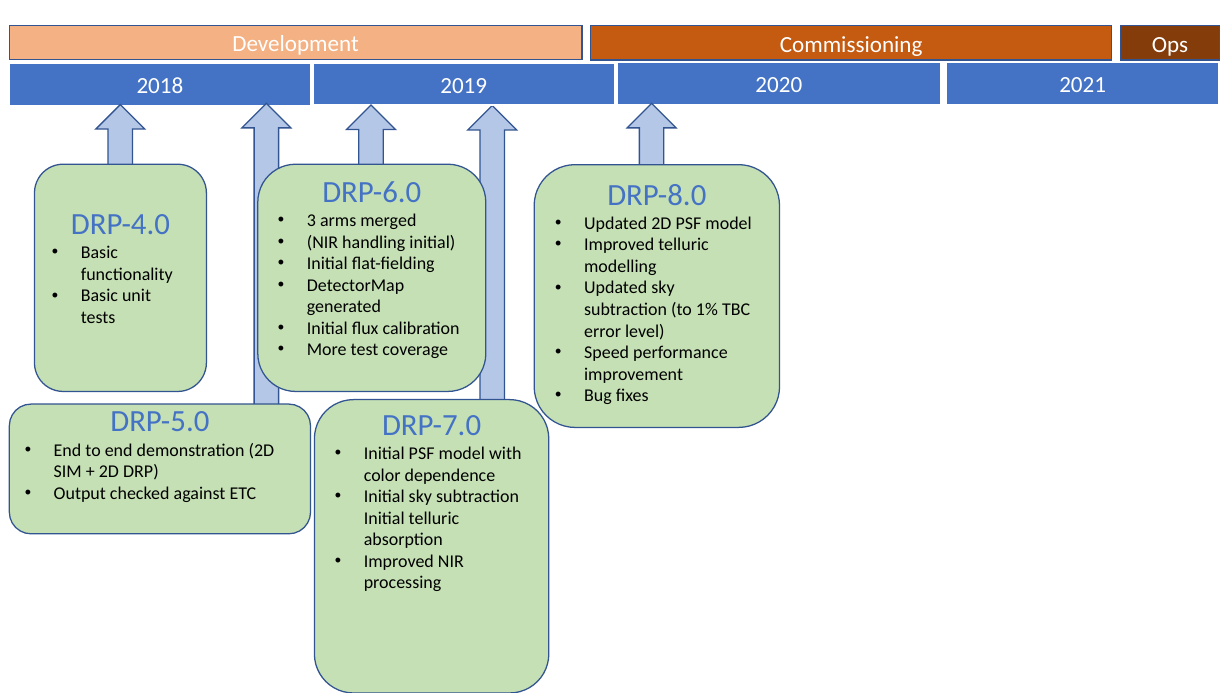
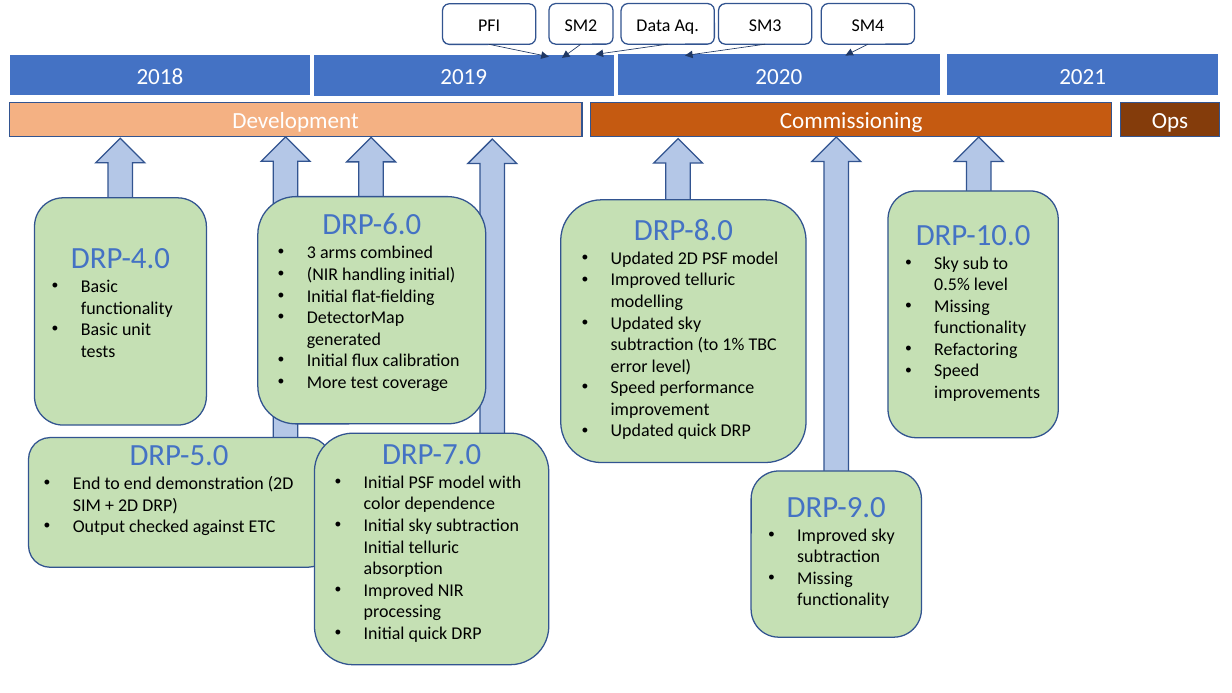
Before and after one commit to hassanxp/Shanghai2018, a slide deck: slide 11 of presentation-drp-plan/2DDRP-PresentationShanghai2018.pptx (slide 8 before the commit). Drawn at 1232x693 pixels with LibreOffice and Linux fonts; fonts in the diff are those of the drawing. Boxes give left, top, right and bottom in pixels: in the first picture for what was removed or moved away, otherwise in the second. Text is boxed around its words. In the diff, an @@ line names an element or a change of style, - is before the commit and + after.

```diff
--- a/presentation-drp-plan/2DDRP-PresentationShanghai2018.pptx
+++ b/presentation-drp-plan/2DDRP-PresentationShanghai2018.pptx
@@ rounded rectangle added at (x1=443, y1=4, x2=536, y2=44), outline #325491 1 pt, 14 pt, text #000000 @@
+PFI
@@ rounded rectangle added at (x1=549, y1=4, x2=613, y2=44), outline #325491 1 pt, 14 pt, text #000000 @@
+SM2
@@ rounded rectangle added at (x1=621, y1=4, x2=714, y2=44), outline #325491 1 pt, 14 pt, text #000000 @@
+Data Aq.
@@ rounded rectangle added at (x1=719, y1=4, x2=812, y2=44), outline #325491 1 pt, 14 pt, text #000000 @@
+SM3
@@ rounded rectangle added at (x1=822, y1=4, x2=915, y2=44), outline #325491 1 pt, 14 pt, text #000000 @@
+SM4
@@ 4 rectangles moved together from (x1=9, y1=62, x2=1219, y2=105) to (x1=9, y1=54, x2=1219, y2=96) @@
@@ arrow added from (489, 44) to (549, 56), #203864 0.5 pt @@
@@ arrow added from (581, 44) to (562, 58), #203864 0.5 pt @@
@@ arrow added from (668, 44) to (595, 55), #203864 0.5 pt @@
@@ arrow added from (765, 44) to (685, 55), #203864 0.5 pt @@
@@ arrow added from (868, 44) to (846, 55), #203864 0.5 pt @@
@@ 3 rectangles moved together from (x1=9, y1=26, x2=1220, y2=60) to (x1=9, y1=103, x2=1220, y2=137) @@
@@ up arrow moved from (x1=242, y1=104, x2=291, y2=414) to (x1=262, y1=137, x2=311, y2=447) @@
@@ 3 up arrows, 1 rounded rectangle moved together from (x1=34, y1=104, x2=517, y2=404) to (x1=34, y1=138, x2=517, y2=438) @@
@@ up arrow moved from (x1=628, y1=104, x2=677, y2=202) to (x1=653, y1=139, x2=702, y2=238) @@
@@ up arrow added at (x1=812, y1=137, x2=861, y2=497), fill #B4C7E7, outline #325491 1 pt @@
@@ up arrow added at (x1=955, y1=137, x2=1004, y2=236), fill #B4C7E7, outline #325491 1 pt @@
@@ rounded rectangle "DRP-6.0" moved from (x1=258, y1=165, x2=486, y2=392) to (x1=258, y1=197, x2=486, y2=424) @@
@@ rounded rectangle "DRP-8.0" moved from (x1=534, y1=165, x2=780, y2=427) to (x1=561, y1=200, x2=807, y2=462) @@
@@ rounded rectangle added at (x1=888, y1=191, x2=1058, y2=438), fill #C5E0B4, outline #325491 1 pt, 14 pt, text #000000 @@
+DRP-10.0
+• Sky sub to 0.5% level
+• Missing functionality
+• Refactoring
+• Speed improvements
@@ text in rounded rectangle at (x1=307, y1=245, x2=433, y2=258): text changed @@
-• 3 arms merged
+• 3 arms combined
@@ rounded rectangle "DRP-5.0" moved from (x1=9, y1=404, x2=311, y2=533) to (x1=29, y1=438, x2=330, y2=567) @@
@@ rounded rectangle "DRP-7.0" resized from (x1=314, y1=399, x2=549, y2=693) to (x1=314, y1=433, x2=549, y2=665) @@
@@ text in rounded rectangle at (x1=611, y1=423, x2=751, y2=439): text changed @@
-• Bug fixes
+• Updated quick DRP
@@ rounded rectangle added at (x1=751, y1=471, x2=921, y2=638), fill #C5E0B4, outline #325491 1 pt, 14 pt, text #000000 @@
+DRP-9.0
+• Improved sky subtraction
+• Missing functionality
@@ text in rounded rectangle at (x1=364, y1=626, x2=481, y2=642): paragraph added @@
+• Initial quick DRP
```
Also in this commit, not shown: 10 other slides changed, 1 slide added, 1 other file.
